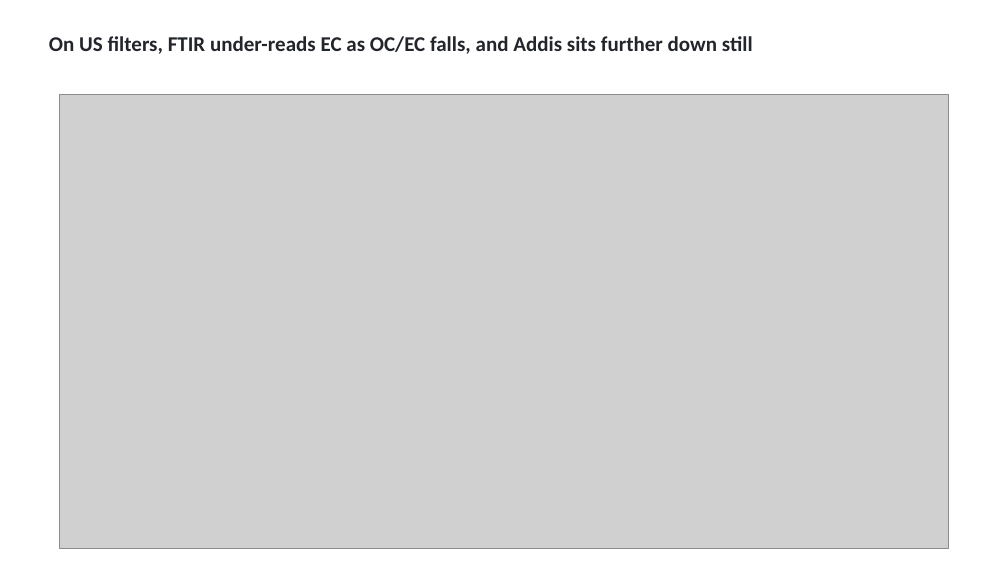
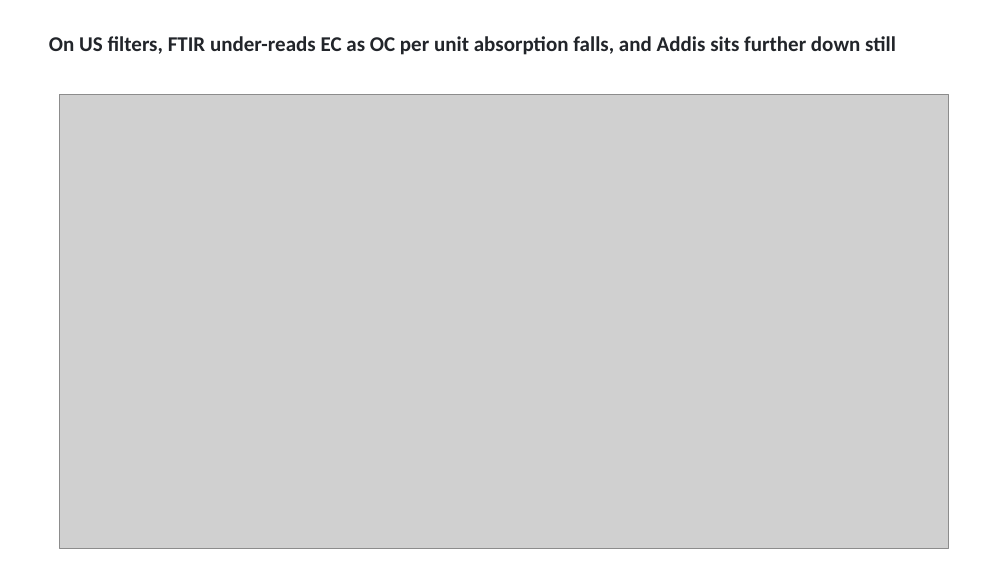
Before and after one commit to ahzs645/aethmodular, a slide deck: slide 8 of deliverables/aaar_poster_2026/aaar_practice_2026-10-15.pptx. Drawn at 1008x567 pixels with LibreOffice and Linux fonts; fonts in the diff are those of the drawing; grey boxes stand for pictures. Boxes give left, top, right and bottom in pixels: in the first picture for what was removed or moved away, otherwise in the second. Text is boxed around its words. In the diff, an @@ line names an element or a change of style, - is before the commit and + after.

```diff
--- a/deliverables/aaar_poster_2026/aaar_practice_2026-10-15.pptx
+++ b/deliverables/aaar_poster_2026/aaar_practice_2026-10-15.pptx
@@ text at [49, 36, 896, 55]: text changed @@
-On US filters, FTIR under-reads EC as OC/EC falls, and Addis sits further down still
+On US filters, FTIR under-reads EC as OC per unit absorption falls, and Addis sits further down still
```
Also in this commit, not shown: 2 other slides changed, 9 other files.
